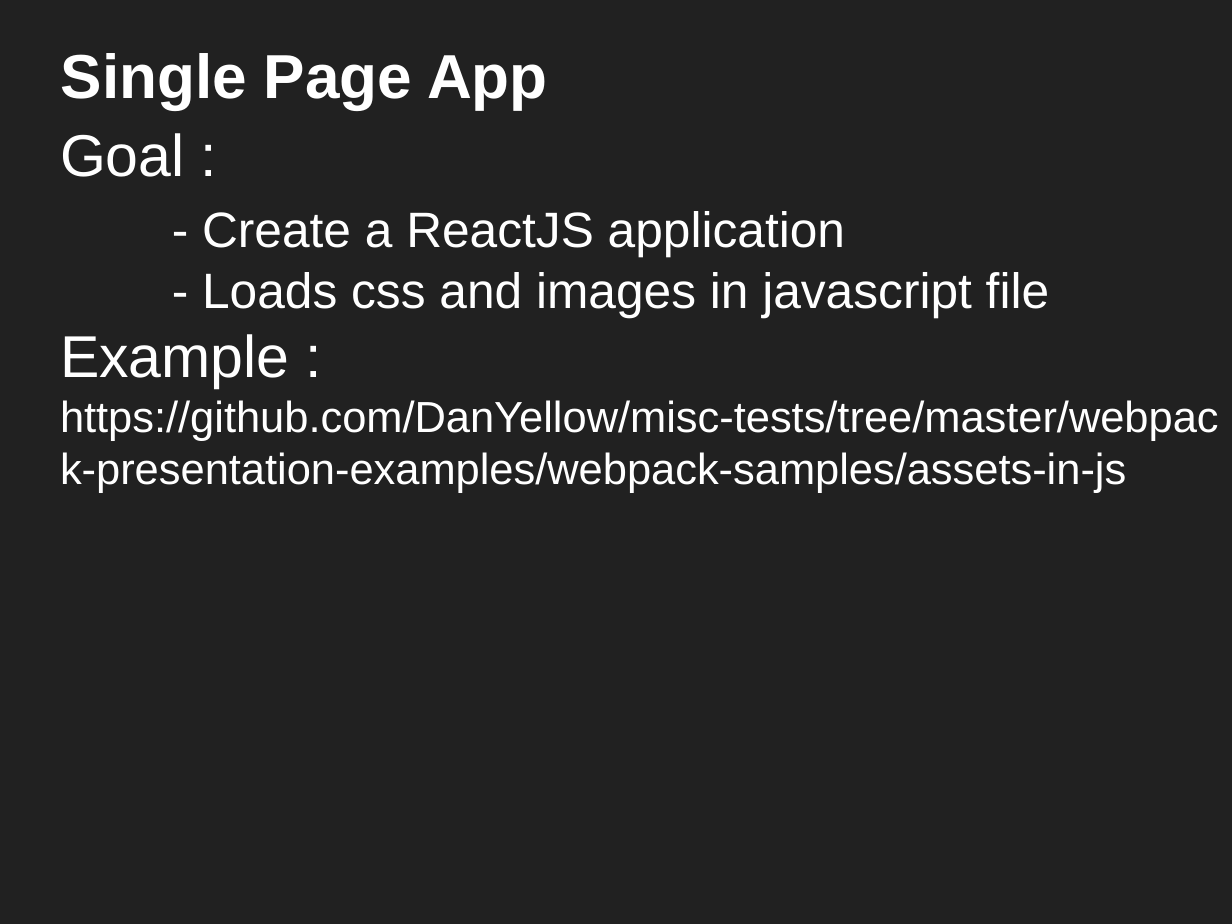
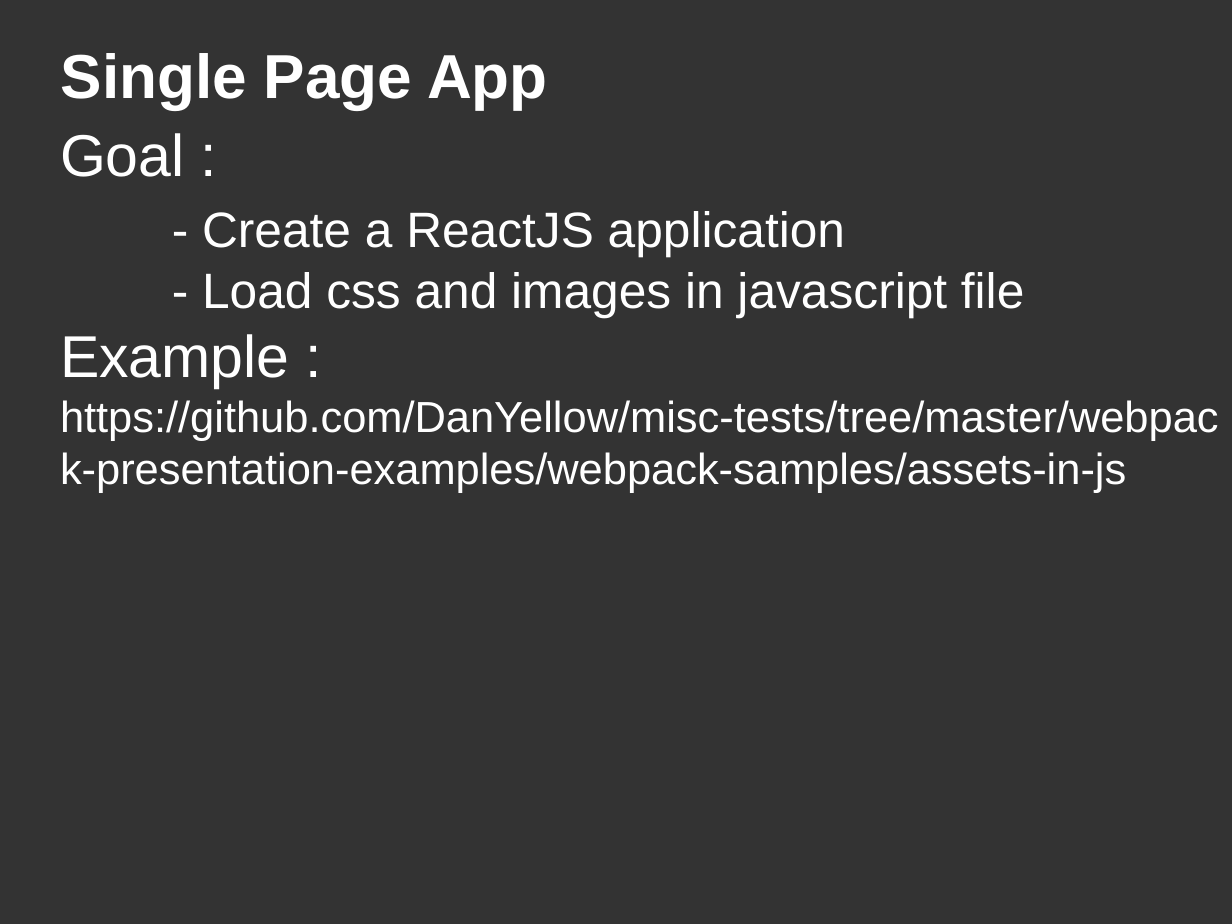
Before and after one commit to DanYellow/misc-tests, a slide deck: slide 43 of webpack-presentation-examples/webpack-presentation.odp. Drawn at 1232x924 pixels with LibreOffice and Linux fonts; fonts in the diff are those of the drawing. Boxes give left, top, right and bottom in pixels: in the first picture for what was removed or moved away, otherwise in the second. Text is boxed around its words. In the diff, an @@ line names an element or a change of style, - is before the commit and + after.

```diff
--- a/webpack-presentation-examples/webpack-presentation.odp
+++ b/webpack-presentation-examples/webpack-presentation.odp
@@ background #212121 to #333333 @@
@@ title at <box>60,133,1219,493</box>: text changed @@
-Goal :
-- Create a ReactJS application
-- Loads css and images in javascript file
-Example :
-https://github.com/DanYellow/misc-tests/tree/master/webpack-presentation-examples/webpack-samples/assets-in-js
+Goal :
+- Create a ReactJS application
+- Load css and images in javascript file
+Example :
+https://github.com/DanYellow/misc-tests/tree/master/webpack-presentation-examples/webpack-samples/assets-in-js
```
Also in this commit, not shown: 41 other slides changed, 6 slides added, 2 slides removed, 17 other files.
